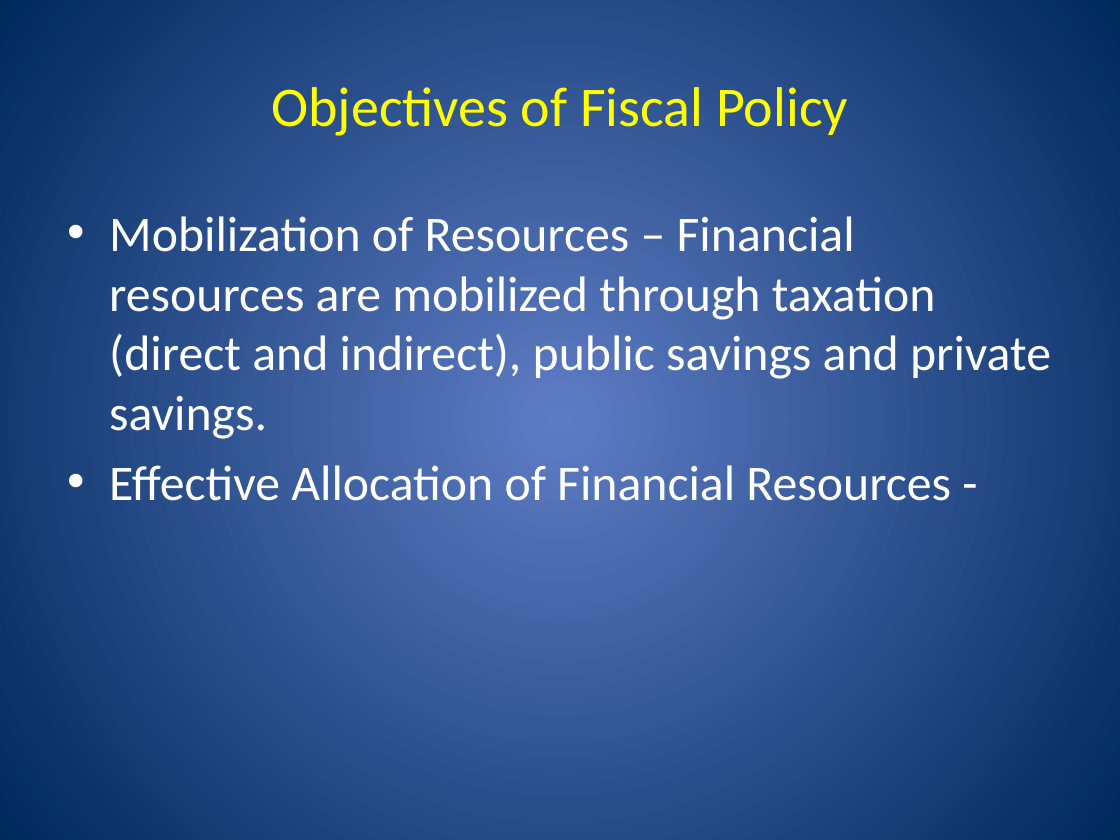
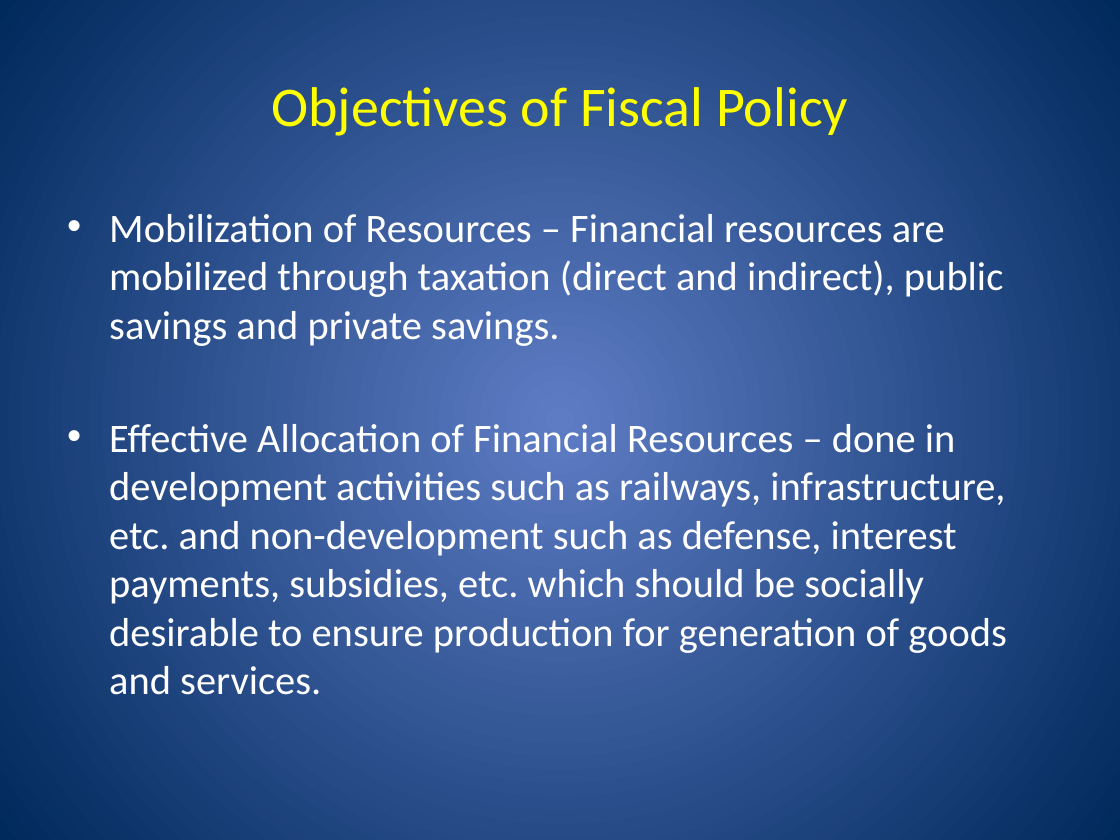
Before and after one commit to Amul01/Presentations, a slide deck: slide 18 of EEM-Money.pptx (slide 17 before the commit). Drawn at 1120x840 pixels with LibreOffice and Linux fonts; fonts in the diff are those of the drawing. Boxes give left, top, right and bottom in pixels: in the first picture for what was removed or moved away, otherwise in the second. Text is boxed around its words. In the diff, an @@ line names an element or a change of style, - is before the commit and + after.

```diff
--- a/EEM-Money.pptx
+++ b/EEM-Money.pptx
@@ text at box(109, 214, 1003, 346): size 32 to 26 pt in "Mobilization of Resources – Financial resources are ..."; less space between paragraphs @@
@@ text at box(109, 424, 1006, 695): text changed; size 32 to 26 pt @@
-• Effective Allocation of Financial Resources -
+• Effective Allocation of Financial Resources – done in development activities such as railways, infrastructure, etc. and non-development such as defense, interest payments, subsidies, etc. which should be socially desirable to ensure production for generation of goods and services.
```
Also in this commit, not shown: 9 other slides changed, 8 slides added.
